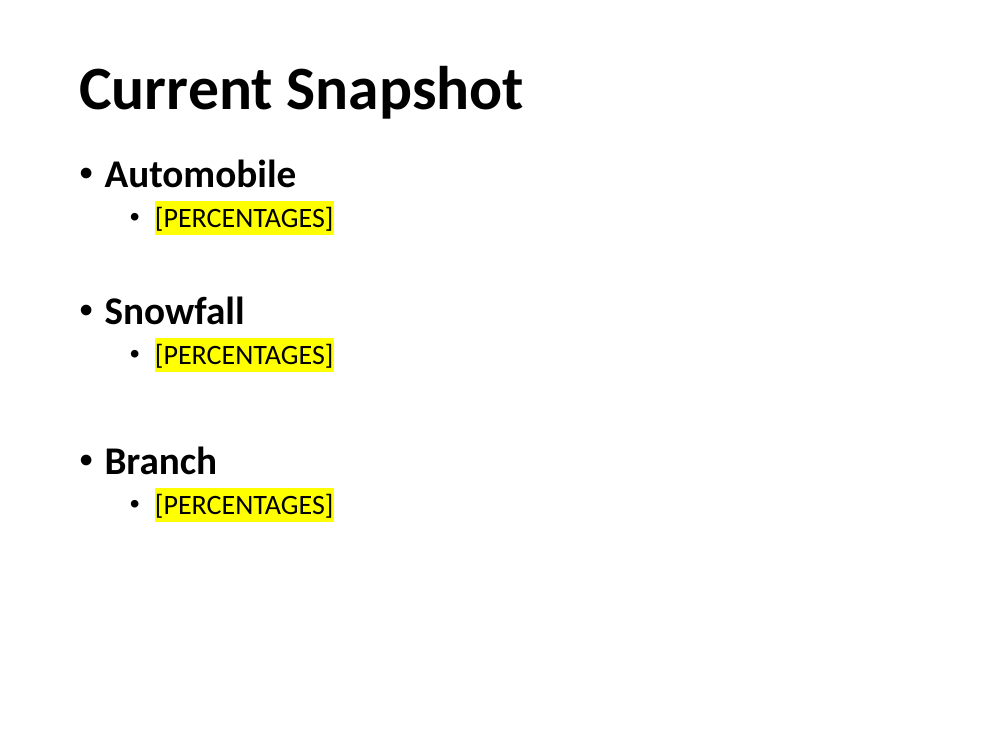
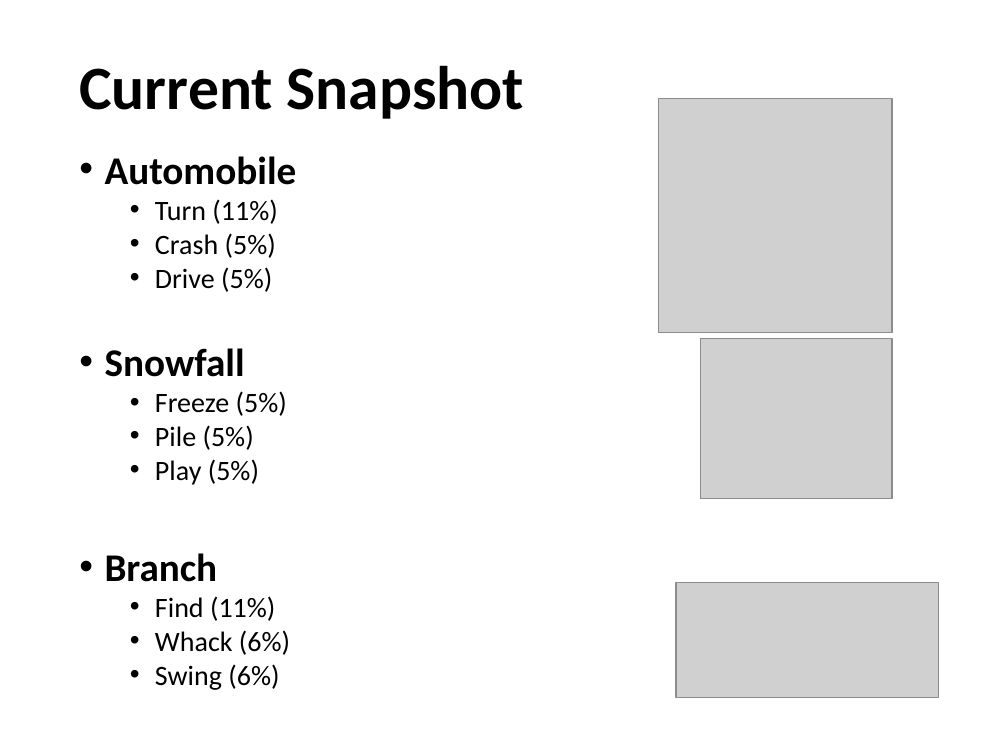
Before and after one commit to npm27/Affordance-Norms, a slide deck: slide 32 of 5 Presentations/UCONN 2022.pptx. Drawn at 1008x756 pixels with LibreOffice and Linux fonts; fonts in the diff are those of the drawing; grey boxes stand for pictures. Boxes give left, top, right and bottom in pixels: in the first picture for what was removed or moved away, otherwise in the second. Text is boxed around its words. In the diff, an @@ line names an element or a change of style, - is before the commit and + after.

```diff
--- a/5 Presentations/UCONN 2022.pptx
+++ b/5 Presentations/UCONN 2022.pptx
@@ picture added at (x1=658, y1=99, x2=892, y2=333) @@
@@ text at (x1=105, y1=156, x2=297, y2=582): line spacing 0.9 to 0.8 @@
@@ text at (x1=155, y1=199, x2=277, y2=292): text changed @@
-  • [PERCENTAGES]
+  • Turn (11%)
+  • Crash (5%)
+  • Drive (5%)
@@ picture added at (x1=701, y1=339, x2=892, y2=498) @@
@@ text at (x1=155, y1=391, x2=287, y2=485): text changed @@
-  • [PERCENTAGES]
+  • Freeze (5%)
+  • Pile (5%)
+  • Play (5%)
@@ text at (x1=155, y1=596, x2=290, y2=690): text changed @@
-  • [PERCENTAGES]
+  • Find (11%)
+  • Whack (6%)
+  • Swing (6%)
@@ picture added at (x1=676, y1=583, x2=939, y2=697) @@
```
Also in this commit, not shown: 2 other slides changed, 1 other file.
